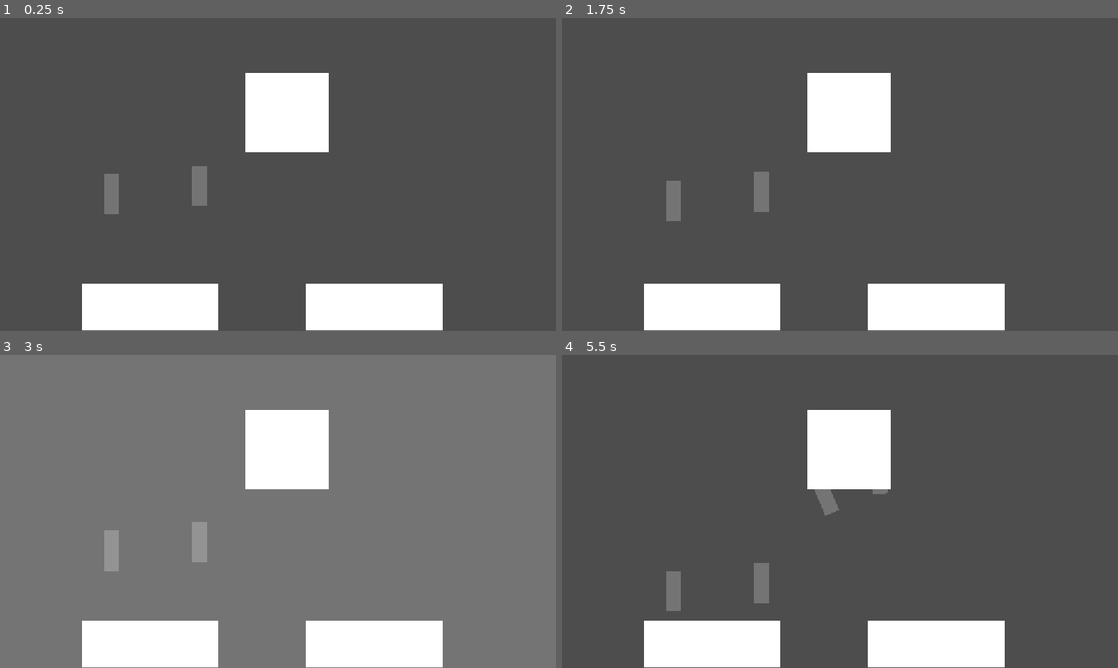
Above: before the commit, frames 1-4 (two rows, left to right).
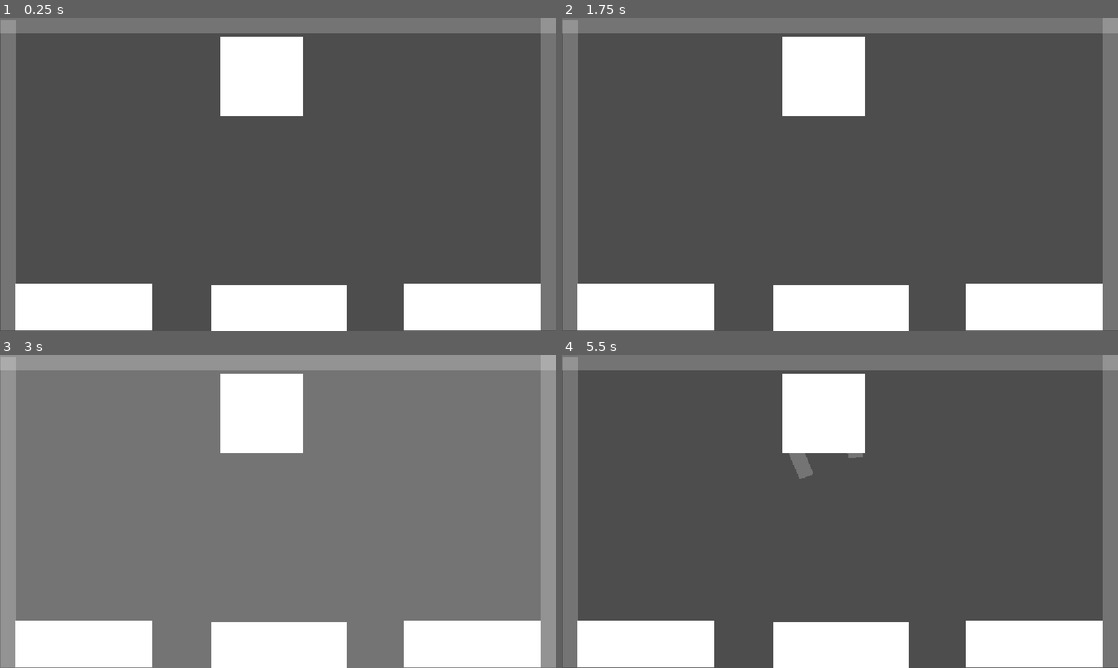
Above: after the commit, the same moments.

Repository: ThePT5/GodotTest
Game: Godot game, scene res://MainGame.tscn
Two runs of this game, one before a commit and one after it. Both use one fixed random seed, a clock stepped at 60 frames per second and the inputs below.
Inputs (mouse positions are in pixels of both pictures, inside the frame that each line leads up to):
- Up to frame 1 (0.25 s): no input
- Up to frame 2 (1.75 s): move the mouse to (962, 158) at 0.52 s; click (962, 158) at 0.6 s; move the mouse to (728, 190) at 1.27 s; click (728, 190) at 1.35 s
- Up to frame 3 (3 s): move the mouse to (333, 442) at 2.02 s; click (333, 442) at 2.1 s; move the mouse to (250, 574) at 2.77 s; click (250, 574) at 2.85 s
- Up to frame 4 (5.5 s): move the mouse to (1006, 558) at 3.52 s; click (1006, 558) at 3.6 s; move the mouse to (673, 464) at 4.27 s; click (673, 464) at 4.35 s; move the mouse to (867, 511) at 5.02 s; click (867, 511) at 5.1 s

The runs differ from the first frame. In frame 1, 25% of the frame differs, in the area x 0-100%, y 0-100%; in frame 2, 25%; in frame 3, 25%; in frame 4, 26%.
Error after the commit: Invalid call. Nonexistent function 'get_trashType' in base 'StaticBody2D'. (res://Sorter.gd:6)

Commit message:
Blockout

Diff:
--- a/test/MainGame.tscn
+++ b/test/MainGame.tscn
@@ -2,27 +2,38 @@
 
 [ext_resource type="PackedScene" uid="uid://3roum3ix5mcc" path="res://Sorter.tscn" id="2_e3m3f"]
 [ext_resource type="PackedScene" uid="uid://d03x6q3jt0smt" path="res://Spawner.tscn" id="3_bqqt8"]
-[ext_resource type="PackedScene" uid="uid://dr8e0x336au2u" path="res://Trash.tscn" id="3_ws5ob"]
 [ext_resource type="PackedScene" uid="uid://ba4p6yvvyx5cw" path="res://PlayerManager.tscn" id="4_bqqt8"]
+[ext_resource type="PackedScene" uid="uid://iemml48s3ouv" path="res://Wall.tscn" id="5_8qpgq"]
 
 [node name="Node2D" type="Node2D" unique_id=1183547318]
 
 [node name="Node2D" parent="." unique_id=445860404 instance=ExtResource("2_e3m3f")]
-position = Vector2(169, 537)
+position = Vector2(32, 537)
 trashType = 0
 
 [node name="Area2D" parent="." unique_id=478962776 instance=ExtResource("2_e3m3f")]
-position = Vector2(635, 537)
+position = Vector2(838, 536)
 trashType = 1
 
-[node name="RigidBody2D" parent="." unique_id=1170681892 instance=ExtResource("3_ws5ob")]
-position = Vector2(231, 365)
-
 [node name="MeshInstance2D" parent="." unique_id=1500222833 instance=ExtResource("3_bqqt8")]
-position = Vector2(595, 196)
+position = Vector2(542, 121)
 
 [node name="PlayerManager" parent="." unique_id=50518118 instance=ExtResource("4_bqqt8")]
 position = Vector2(157, 689)
 
-[node name="RigidBody2D2" parent="." unique_id=309692144 instance=ExtResource("3_ws5ob")]
-position = Vector2(413, 347)
+[node name="Area2D2" parent="." unique_id=1838434291 instance=ExtResource("2_e3m3f")]
+position = Vector2(438, 538)
+
+[node name="StaticBody2D" parent="." unique_id=151629155 instance=ExtResource("5_8qpgq")]
+position = Vector2(1137, 323)
+rotation = -3.1415925
+scale = Vector2(1, 7.782735)
+
+[node name="StaticBody2D2" parent="." unique_id=1267288444 instance=ExtResource("5_8qpgq")]
+position = Vector2(17, 325)
+scale = Vector2(1, 7.7440042)
+
+[node name="StaticBody2D3" parent="." unique_id=881291433 instance=ExtResource("5_8qpgq")]
+position = Vector2(576, 16)
+rotation = 1.5707968
+scale = Vector2(1, 14.147326)
--- /dev/null
+++ b/test/Wall.tscn
@@ -0,0 +1,24 @@
+[gd_scene format=3 uid="uid://iemml48s3ouv"]
+
+[sub_resource type="PhysicsMaterial" id="PhysicsMaterial_mixpf"]
+
+[sub_resource type="BoxMesh" id="BoxMesh_fgjl5"]
+
+[sub_resource type="RectangleShape2D" id="RectangleShape2D_fgjl5"]
+size = Vector2(31, 83)
+
+[node name="StaticBody2D" type="StaticBody2D" unique_id=151629155]
+position = Vector2(0.37731934, 0.6001358)
+physics_material_override = SubResource("PhysicsMaterial_mixpf")
+
+[node name="MeshInstance2D" type="MeshInstance2D" parent="." unique_id=1436423077]
+modulate = Color(1, 1, 1, 0.11764706)
+z_index = 1
+scale = Vector2(30.999996, 83)
+mesh = SubResource("BoxMesh_fgjl5")
+
+[node name="CollisionShape2D" type="CollisionShape2D" parent="." unique_id=1391192850]
+modulate = Color(0.011764706, 1, 1, 1)
+self_modulate = Color(0, 1, 1, 1)
+show_behind_parent = true
+shape = SubResource("RectangleShape2D_fgjl5")
--- a/test/player_manager.gd
+++ b/test/player_manager.gd
@@ -16,7 +16,7 @@
 		leftMouseButtonState = false
 		selectedObject.setReleased(true)
 func _on_body_entered(body: Node2D) -> void:
-	if leftMouseButtonState == false:
+	if leftMouseButtonState == false and body is Trash:
 		selectedObject = body
 
 func _on_body_exited(body: Node2D) -> void:
